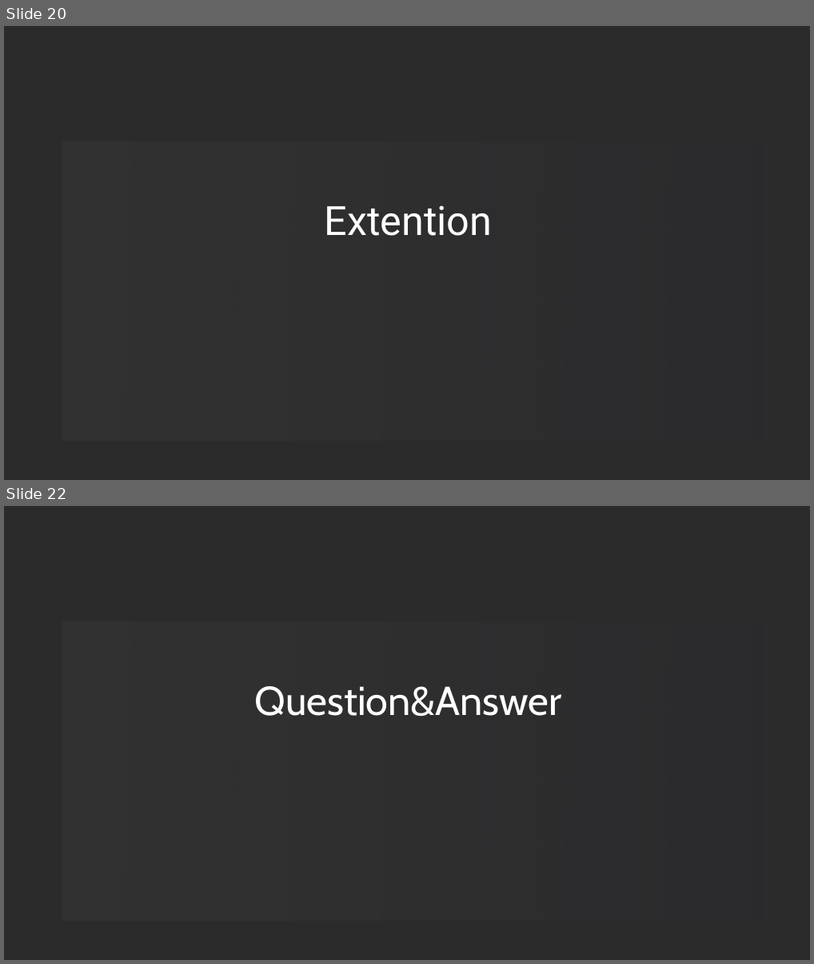
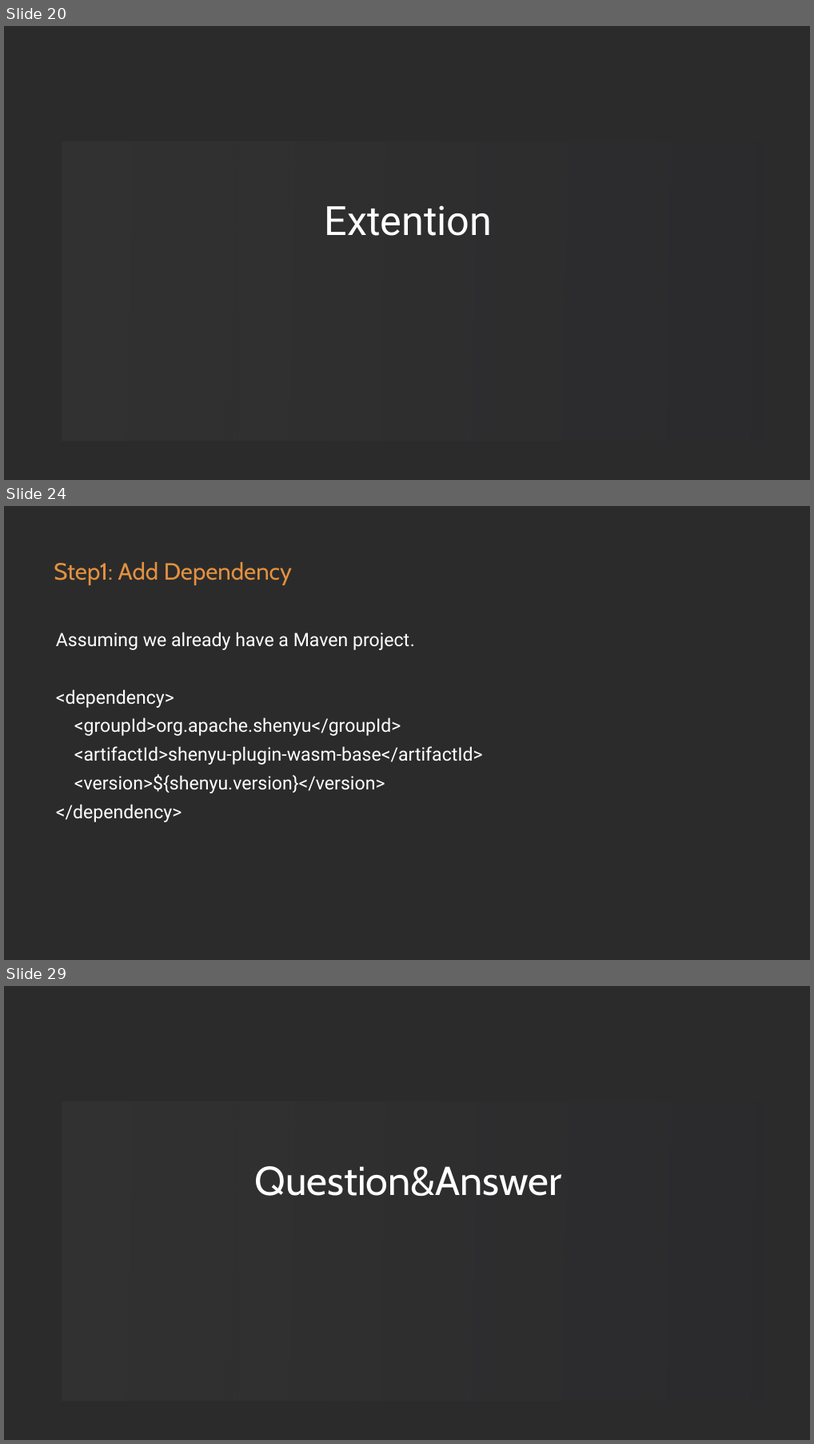
Before and after one commit to loongs-zhang/ACOCA2024-PlayWithWASM, a slide deck: PlayWithWASM.pptx. Shown one above the other, each under a label of ours: slides 20 and 22 before the commit, slides 20, 24 and 29 after it; the slides between them are not shown. The pictures are 814x964 and 814x1444 pixels, drawn with LibreOffice and Linux fonts; fonts in the diff are those of the drawing; background and template pictures are left out; a plain dark background stands for a picture behind light text. Boxes give left, top, right and bottom in pixels: in the first picture for what was removed or moved away, otherwise in the second. Text is boxed around its words. In the diff, an @@ line names an element or a change of style, - is before the commit and + after.

```diff
--- a/PlayWithWASM.pptx
+++ b/PlayWithWASM.pptx
@@ slide 24 added at [4, 506, 810, 960], background picture (left out) @@
@@ text added at [54, 562, 292, 585], 56 pt, text gradient #E3913F to #732D79 @@
+Step1: Add Dependency
@@ text added at [56, 632, 483, 822], 44 pt, text #FFFFFF @@
+Assuming we already have a Maven project.
+<dependency>
+<groupId>org.apache.shenyu</groupId>
+<artifactId>shenyu-plugin-wasm-base</artifactId>
+<version>${shenyu.version}</version>
+</dependency>
@@ what was slide 22 is now slide 29 @@
```
Also in this commit, not shown: 2 slides changed, 6 other slides added, 11 other files.
